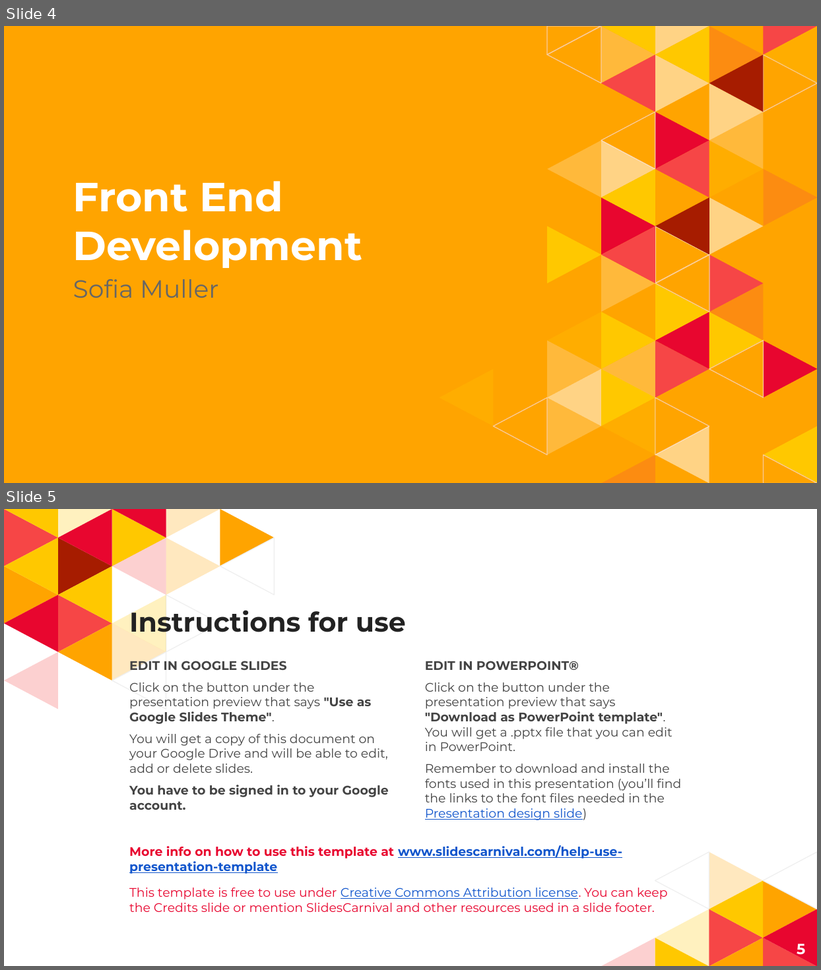
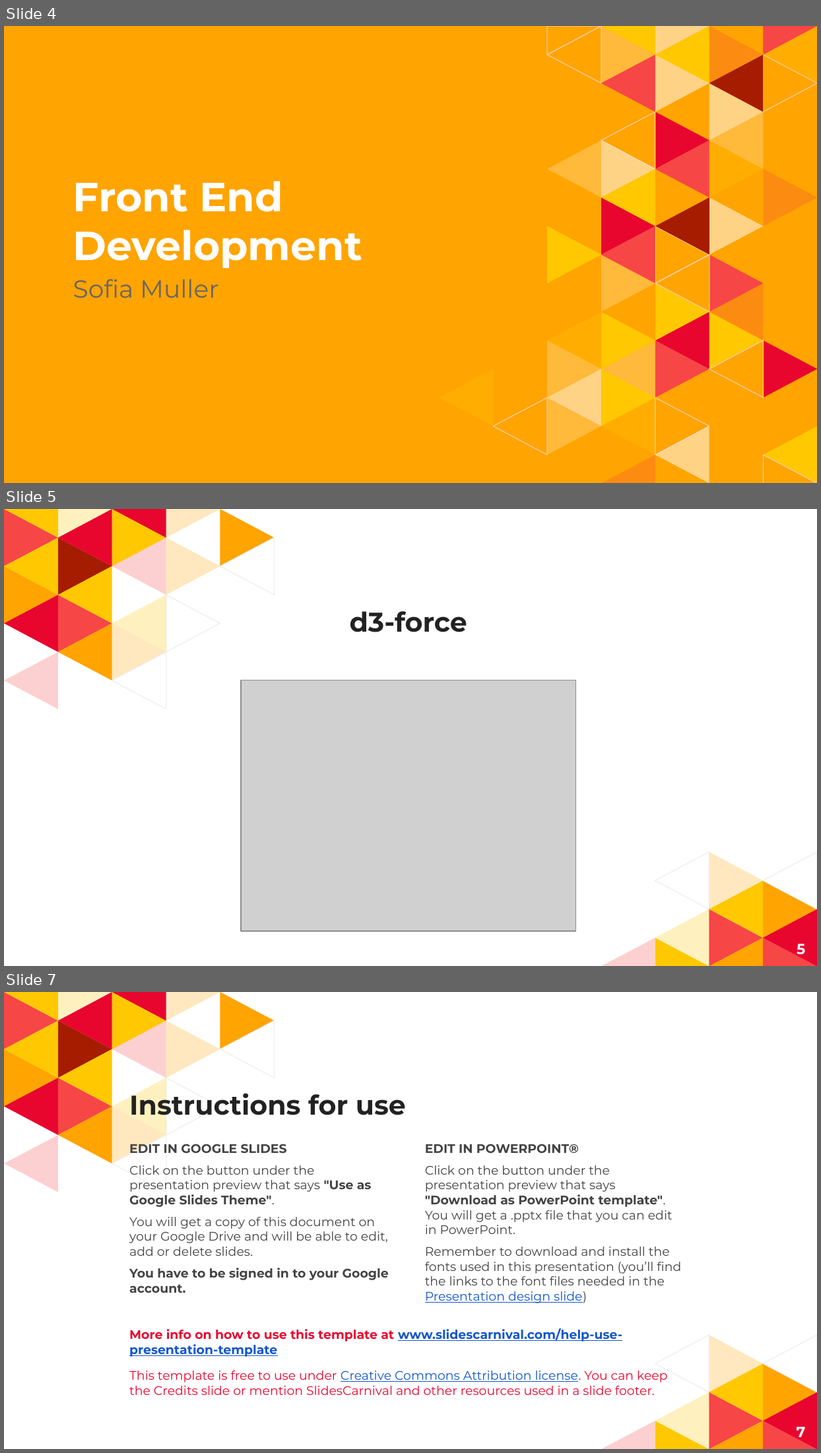
Before and after one commit to krashilili/Project2, a slide deck: PPT presentation/Slides.pptx. Shown one above the other, each under a label of ours: slides 4 and 5 before the commit, slides 4, 5 and 7 after it; the slides between them are not shown. The pictures are 821x970 and 821x1453 pixels, drawn with LibreOffice and Linux fonts; fonts in the diff are those of the drawing; grey boxes stand for pictures. Boxes give left, top, right and bottom in pixels: in the first picture for what was removed or moved away, otherwise in the second. Text is boxed around its words. In the diff, an @@ line names an element or a change of style, - is before the commit and + after.

Commit message:
updating PPT slides

```diff
--- a/PPT presentation/Slides.pptx
+++ b/PPT presentation/Slides.pptx
@@ slide 5 added at [4,509,817,966], background #FFFFFF; not listed: 35 template elements that a slide beside it also shows @@
@@ title added at [350,611,467,632], 24 pt, text #222222, bold @@
+d3-force
@@ picture added at [241,680,576,931] @@
@@ page number added at [797,944,805,958], 13 pt, text #FFFFFF, bold @@
+5
@@ what was slide 5 is now slide 7 @@
@@ page number at [797,1427,806,1441]: text changed @@
-5
+7
```
Also in this commit, not shown: 3 slides changed, 1 other slide added, 10 other files.
